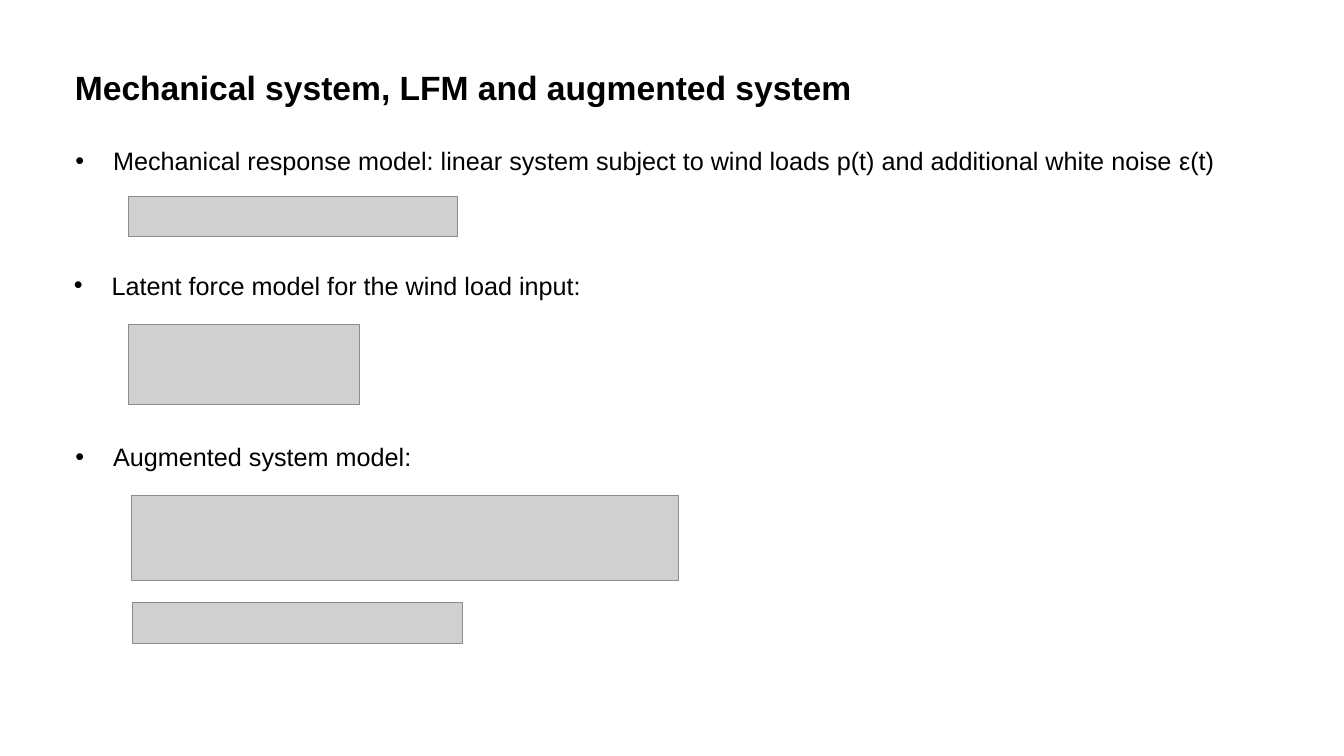
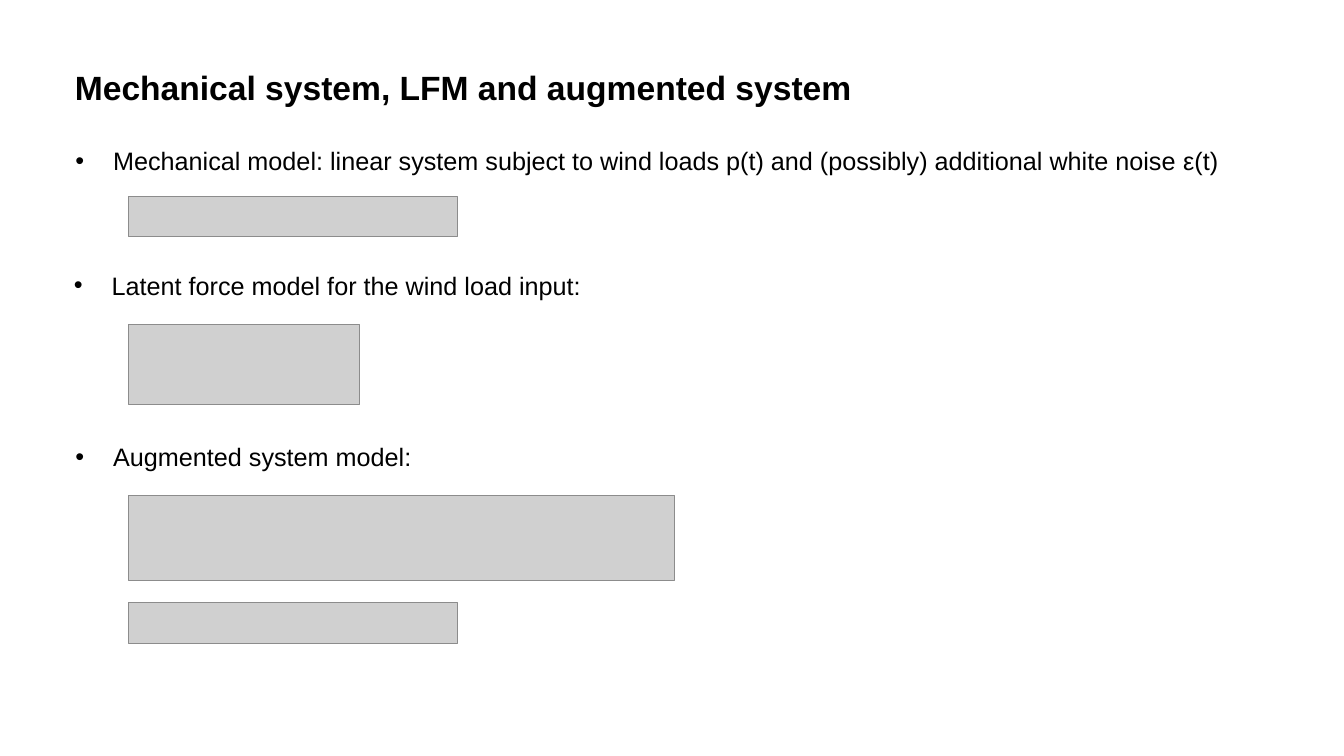
Before and after one commit to Oyvindwpetersen/ssm_tools, a slide deck: slide 3 of documentation/SystemFormulation_LFM_and_statespace.pptx. Drawn at 1344x756 pixels with LibreOffice and Linux fonts; fonts in the diff are those of the drawing; grey boxes stand for pictures; background and template pictures are left out. Boxes give left, top, right and bottom in pixels: in the first picture for what was removed or moved away, otherwise in the second. Text is boxed around its words. In the diff, an @@ line names an element or a change of style, - is before the commit and + after.

```diff
--- a/documentation/SystemFormulation_LFM_and_statespace.pptx
+++ b/documentation/SystemFormulation_LFM_and_statespace.pptx
@@ text at (113, 151, 1218, 176): text changed @@
-• Mechanical response model: linear system subject to wind loads p(t) and additional white noise ε(t)
+• Mechanical model: linear system subject to wind loads p(t) and (possibly) additional white noise ε(t)
@@ picture: place and size @@
-picture at (132, 495, 679, 580)
+picture at (128, 495, 675, 580)
@@ picture: place and size @@
-picture at (133, 603, 463, 643)
+picture at (128, 603, 458, 643)
```
Also in this commit, not shown: 4 other slides changed, 2 other files.
